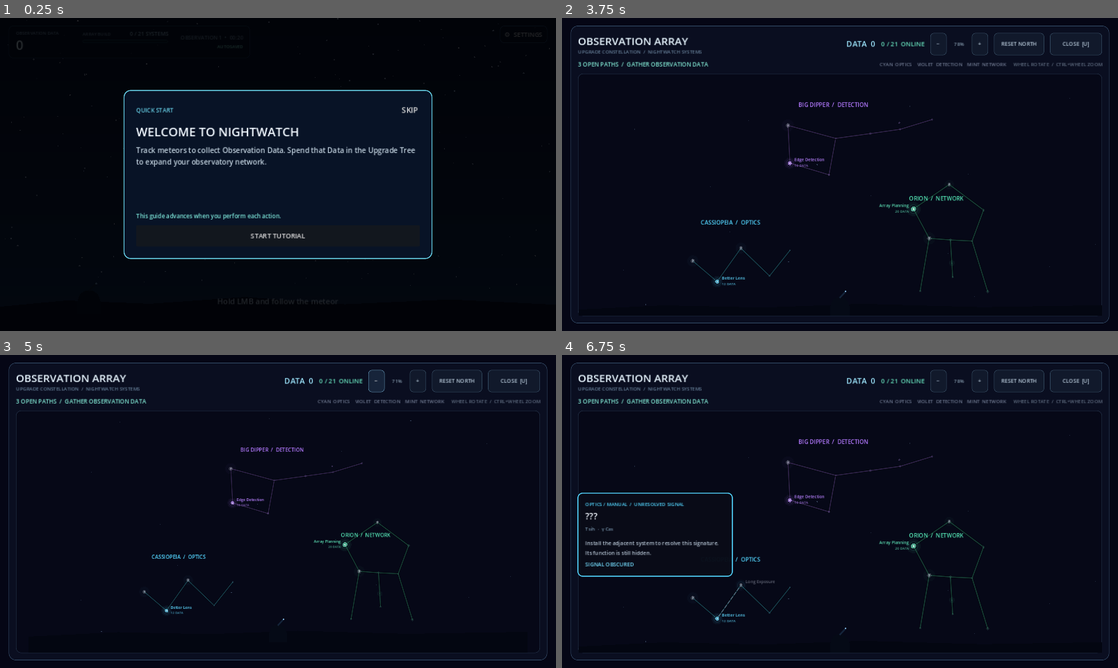
Above: before the commit, frames 1-4 (two rows, left to right).
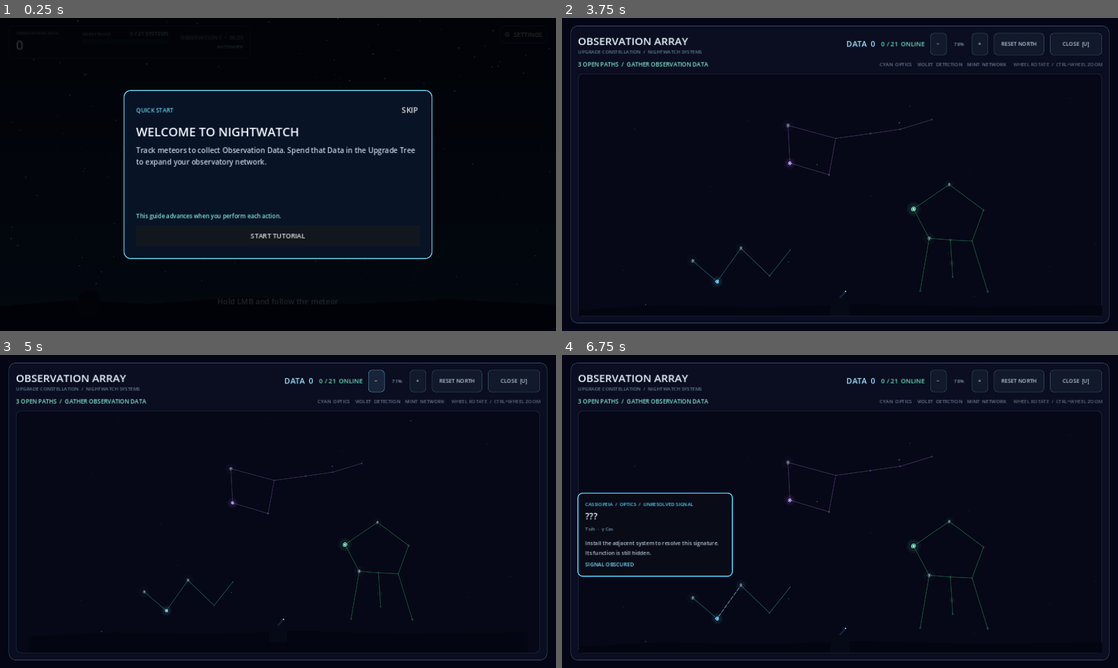
Above: after the commit, the same moments.

Repository: frotrue/nightwatch-array
Game: Godot game, scene res://scenes/main.tscn
Two runs of this game, one before a commit and one after it. Both use one fixed random seed, a clock stepped at 60 frames per second and the inputs below.
Inputs (mouse positions are in pixels of both pictures, inside the frame that each line leads up to):
- Up to frame 1 (0.25 s): no input
- Up to frame 2 (3.75 s): click "SKIP" at 0.5 s; click "⚙ SETTINGS" at 1.25 s; click "REPLAY TUTORIAL" at 2 s; click "SKIP" at 2.75 s; tap Enter at 3.5 s; move the mouse to (962, 158) at 3.52 s; hold D from 3.53 s (still down); tap U at 3.6 s; click (962, 158) at 3.67 s
- Up to frame 3 (5 s): tap Space at 3.77 s; release D at 4.25 s; click "−" at 4.25 s
- Up to frame 4 (6.75 s): click "+" at 5 s; click (717, 617) at 5.75 s; click (739, 586) at 6.5 s

The runs differ from the first frame. In frame 2, 0.5% of the frame differs, in the area x 24-73%, y 26-86%; in frame 3, 0.4%; in frame 4, 0.6%, in the area x 4-73%, y 26-86%.
Error in both runs: Invalid call. Nonexistent function 'get_mouse_filter_with_override' in base 'Button'. (res://scripts/observation_controller.gd:247)

Commit message:
feat: make research chart tooltip-only

Diff:
--- a/scripts/upgrade_tree.gd
+++ b/scripts/upgrade_tree.gd
@@ -137,10 +137,7 @@
 var controls_label: Label
 
 var node_buttons: Dictionary = {}
-var node_names: Dictionary = {}
-var node_costs: Dictionary = {}
 var node_hold_bars: Dictionary = {}
-var branch_labels: Dictionary = {}
 var star_positions: Dictionary = {}
 var node_positions: Dictionary = {}
 var node_star_records: Dictionary = {}
@@ -378,33 +375,9 @@
 		if not node_buttons.has(node_id):
 			continue
 		var button: Button = node_buttons[node_id]
-		var label: Label = node_names[node_id]
-		var cost_label: Label = node_costs[node_id]
 		var center := Vector2(node_positions[node_id])
 		button.position = center - button.size * 0.5
-		var label_direction := 1.0 if center.x < CHART_ORIGIN.x else -1.0
-		label.position = center + Vector2(12.0 * label_direction, -18.0)
-		cost_label.position = label.position + Vector2(0.0, 17.0)
-		if label_direction < 0.0:
-			label.position.x -= label.size.x
-			cost_label.position.x -= cost_label.size.x
-		label.horizontal_alignment = HORIZONTAL_ALIGNMENT_LEFT if label_direction > 0.0 else HORIZONTAL_ALIGNMENT_RIGHT
-		cost_label.horizontal_alignment = label.horizontal_alignment
-	_layout_branch_labels()
 	tree_canvas.queue_redraw()
-
-
-func _layout_branch_labels() -> void:
-	for constellation_id in ChartData.CONSTELLATIONS:
-		var constellation: Dictionary = ChartData.CONSTELLATIONS[constellation_id]
-		var branch_id := String(constellation.branch)
-		if not branch_labels.has(branch_id):
-			continue
-		var placement: Dictionary = ChartData.PLACEMENTS[constellation_id]
-		var anchor := CHART_ORIGIN + Vector2.RIGHT.rotated(float(placement.anchor_angle)) * float(placement.anchor_radius)
-		var rotated_anchor := CHART_ORIGIN + (anchor - CHART_ORIGIN).rotated(rotation_offset)
-		var label: Label = branch_labels[branch_id]
-		label.position = rotated_anchor + Vector2(-110.0, -118.0)
 
 
 func _on_node_hold_started(node_id: String) -> void:
@@ -465,11 +438,8 @@
 
 
 func _hide_node_tooltip(clear_hover: bool = true) -> void:
-	var previous_node_id := hovered_node_id
 	if clear_hover:
 		hovered_node_id = ""
-	if progression != null and not previous_node_id.is_empty() and node_names.has(previous_node_id):
-		node_names[previous_node_id].visible = progression.get_node_state(previous_node_id) != "purchased"
 	if tooltip_panel != null:
 		tooltip_panel.visible = false
 	if tree_canvas != null:
@@ -511,11 +481,7 @@
 			visual_state = "teaser"
 		var visible := visual_state != "hidden"
 		var button: Button = node_buttons[node_id]
-		var name_label: Label = node_names[node_id]
-		var cost_label: Label = node_costs[node_id]
 		button.visible = visible
-		name_label.visible = visible and visual_state != "teaser" and (visual_state != "purchased" or node_id == hovered_node_id)
-		cost_label.visible = visible and (visual_state == "available" or visual_state == "locked")
 		button.set_meta("visual_state", visual_state)
 		if not visible:
 			continue
@@ -554,53 +520,31 @@
 	var node_id := String(definition.id)
 	var branch: Dictionary = Balance.BRANCHES[String(definition.branch)]
 	var branch_color: Color = branch.color
-	var name_label: Label = node_names[node_id]
-	var cost_label: Label = node_costs[node_id]
 	var star_visual: StarNodeVisual = node_hold_bars[node_id]
 	var star_record: Dictionary = node_star_records[node_id]
 	var star: Dictionary = star_record.star
-	var name_color := Color("c8d5e1")
-	var cost_color := Color("77879a")
-	name_label.text = _upgrade_name(definition)
-	cost_label.text = tr("TREE_COST") % int(definition.cost)
-	match visual_state:
-		"purchased":
-			name_color = branch_color.lightened(0.28)
-		"available":
-			if progression.can_purchase(node_id):
-				name_color = Color("fff0a8")
-				cost_color = Color("cdbf78")
-			else:
-				name_color = branch_color.lightened(0.06)
-				cost_color = Color(branch_color.lightened(0.08), 0.76)
-		"locked":
-			name_color = Color("747d8d")
-			cost_color = Color("555e6d")
-		"teaser":
-			name_color = Color("5f6373")
-	name_label.add_theme_color_override("font_color", name_color)
-	cost_label.add_theme_color_override("font_color", cost_color)
 	star_visual.configure(visual_state, branch_color, float(star.magnitude), String(star.kind), progression.can_purchase(node_id))
 
 
 func _show_node_tooltip(node_id: String) -> void:
 	if progression == null or not node_buttons.has(node_id) or not node_buttons[node_id].visible:
 		return
-	node_names[node_id].visible = true
 	var definition := Balance.upgrade_definition(node_id)
 	var branch: Dictionary = Balance.BRANCHES[String(definition.branch)]
 	var branch_color: Color = branch.color
 	var visual_state := String(node_buttons[node_id].get_meta("visual_state"))
 	var star_record: Dictionary = node_star_records[node_id]
 	var star: Dictionary = star_record.star
+	var constellation: Dictionary = ChartData.CONSTELLATIONS[String(star_record.constellation_id)]
+	var constellation_label := tr(String(constellation.label_key))
 	tooltip_star.text = "%s  ·  %s" % [tr(String(star.name_key)), String(star.bayer)]
 	if visual_state == "teaser":
-		tooltip_branch.text = "%s  /  %s" % [_branch_name(String(definition.branch)), tr("TREE_UNRESOLVED_SIGNAL")]
+		tooltip_branch.text = "%s  /  %s" % [constellation_label, tr("TREE_UNRESOLVED_SIGNAL")]
 		tooltip_name.text = "???"
 		tooltip_description.text = tr("TREE_TEASER_DESCRIPTION")
 		tooltip_meta.text = tr("TREE_SIGNAL_OBSCURED")
 	else:
-		tooltip_branch.text = "%s  /  %s" % [_branch_name(String(definition.branch)), tr("EFFECT_%s" % String(definition.effect_type).to_upper())]
+		tooltip_branch.text = "%s  /  %s" % [constellation_label, tr("EFFECT_%s" % String(definition.effect_type).to_upper())]
 		tooltip_name.text = _upgrade_name(definition)
 		tooltip_description.text = _upgrade_description(definition)
 		match visual_state:
@@ -619,7 +563,8 @@
 						continue
 					var prerequisite := Balance.upgrade_definition(prerequisite_id)
 					prerequisite_names.append(_upgrade_name(prerequisite))
-				tooltip_meta.text = tr("TREE_REQUIRES") % ", ".join(prerequisite_names)
+				var prerequisite_text := tr("TREE_REQUIRES") % ", ".join(prerequisite_names)
+				tooltip_meta.text = "%s  •  %s" % [tr("TREE_COST") % int(definition.cost), prerequisite_text]
 	tooltip_branch.add_theme_color_override("font_color", branch_color)
 	tooltip_meta.add_theme_color_override("font_color", Color("ffe078") if visual_state == "available" and progression.can_purchase(node_id) else branch_color.lightened(0.2))
 	tooltip_panel.add_theme_stylebox_override("panel", _panel_style(Color(0.035, 0.045, 0.09, 0.97), branch_color, 10, 2))
@@ -644,9 +589,6 @@
 	_refresh_phase_context()
 	legend_label.text = tr("TREE_LEGEND")
 	controls_label.text = "    " + tr("TREE_CONTROLS")
-	for constellation_id in ChartData.CONSTELLATIONS:
-		var constellation: Dictionary = ChartData.CONSTELLATIONS[constellation_id]
-		branch_labels[String(constellation.branch)].text = tr(String(constellation.label_key))
 	if progression != null:
 		node_visual_keys.clear()
 		_refresh()
@@ -658,10 +600,6 @@
 
 func _upgrade_description(definition: Dictionary) -> String:
 	return tr("UPGRADE_%s_DESC" % String(definition.id).to_upper())
-
-
-func _branch_name(branch_id: String) -> String:
-	return tr("BRANCH_%s" % branch_id.to_upper())
 
 
 func _build_interface() -> void:
@@ -786,28 +724,14 @@
 	tree_canvas.draw.connect(_draw_tree)
 	content_clip.add_child(tree_canvas)
 
-	_build_branch_labels()
 	for definition in Balance.UPGRADE_NODES:
 		_build_node_button(definition)
 	_build_node_tooltip()
 	_layout_chart()
 
 
-func _build_branch_labels() -> void:
-	for constellation_id in ChartData.CONSTELLATIONS:
-		var constellation: Dictionary = ChartData.CONSTELLATIONS[constellation_id]
-		var branch_id := String(constellation.branch)
-		var branch: Dictionary = Balance.BRANCHES[branch_id]
-		var label := _make_label(tr(String(constellation.label_key)), 15, branch.color)
-		label.position = Vector2.ZERO
-		label.size = Vector2(300, 28)
-		tree_canvas.add_child(label)
-		branch_labels[branch_id] = label
-
-
 func _build_node_button(definition: Dictionary) -> void:
 	var node_id := String(definition.id)
-	var major: bool = bool(definition.major)
 	var button := Button.new()
 	button.name = "Node_" + node_id
 	button.position = Vector2.ZERO
@@ -836,23 +760,7 @@
 	star_visual.configure("hidden", branch_color, float(star.magnitude), String(star.kind), false)
 	button.add_child(star_visual)
 
-	var name_label := _make_label(_upgrade_name(definition), 12 if major else 11, Color("c8d5e1"))
-	name_label.position = Vector2.ZERO
-	name_label.size = Vector2(164, 18)
-	name_label.horizontal_alignment = HORIZONTAL_ALIGNMENT_LEFT
-	name_label.vertical_alignment = VERTICAL_ALIGNMENT_TOP
-	name_label.text_overrun_behavior = TextServer.OVERRUN_TRIM_ELLIPSIS
-	tree_canvas.add_child(name_label)
-	var cost_label := _make_label(tr("TREE_COST") % int(definition.cost), 9, Color("77879a"))
-	cost_label.position = Vector2.ZERO
-	cost_label.size = Vector2(164, 16)
-	cost_label.horizontal_alignment = HORIZONTAL_ALIGNMENT_LEFT
-	cost_label.vertical_alignment = VERTICAL_ALIGNMENT_TOP
-	tree_canvas.add_child(cost_label)
-
 	node_buttons[node_id] = button
-	node_names[node_id] = name_label
-	node_costs[node_id] = cost_label
 	node_hold_bars[node_id] = star_visual
 
 
--- a/tests/smoke_test.gd
+++ b/tests/smoke_test.gd
@@ -133,7 +133,6 @@
 	_check(TranslationServer.get_locale().left(2) == "ko", "Korean locale activates through game settings")
 	_check("설정" in game.hud.settings_button.text, "HUD refreshes with Korean text")
 	_check(game.upgrade_tree.title_label.text == "관측망", "upgrade tree refreshes with Korean text")
-	_check(TranslationServer.translate("CONSTELLATION_CASSIOPEIA") == "카시오페이아자리  /  광학", "research chart localizes constellation branch labels")
 	_check(TranslationServer.translate("STAR_TSIH") == "감마 카시오페이아", "research inspector uses the factual Tsih star name in Korean")
 	_check(TranslationServer.translate("HUD_AUTOSAVED") == "자동 저장됨", "Korean autosave status stays concise")
 	_check(TranslationServer.translate("HUD_OBSERVATION_TIME") % [1, 1, 0] == "1차 관측  •  01:00", "Korean round countdown reads naturally")
@@ -302,9 +301,10 @@
 	_check(game.upgrade_tree.node_buttons["long_exposure"].visible and game.upgrade_tree.node_buttons["long_exposure"].get_meta("visual_state") == "teaser", "one upcoming system is previewed as an unresolved signal")
 	_check(opening_optics.size == game.upgrade_tree.STAR_HIT_SIZE, "research stars use compact transparent point hit targets")
 	_check(not game.upgrade_tree.tooltip_panel.visible and game.upgrade_tree.hovered_node_id.is_empty(), "research chart opens without a persistent inspector selection")
-	_check(game.upgrade_tree.node_names["better_lens"].visible and "12" in game.upgrade_tree.node_costs["better_lens"].text, "an actionable node label shows its cost without hover")
+	_check(game.upgrade_tree.tree_canvas.find_children("*", "Label", true, false).is_empty(), "research chart canvas contains no permanent text labels")
 	game.upgrade_tree._on_node_hovered("edge_detection")
 	_check(game.upgrade_tree.tooltip_panel.visible and game.upgrade_tree.hovered_node_id == "edge_detection", "hovering a node opens its cursor tooltip")
+	_check("북두칠성" in game.upgrade_tree.tooltip_branch.text, "research tooltip localizes the constellation name instead of showing a permanent label")
 	_check("β UMa" in game.upgrade_tree.tooltip_star.text, "research tooltip identifies the real star and Bayer designation")
 	_check(game.upgrade_tree.tooltip_panel.mouse_filter == Control.MOUSE_FILTER_IGNORE, "research tooltip never intercepts the star hit target")
 	game.upgrade_tree._on_node_unhovered("edge_detection")
Not shown, changed: docs/design.md
